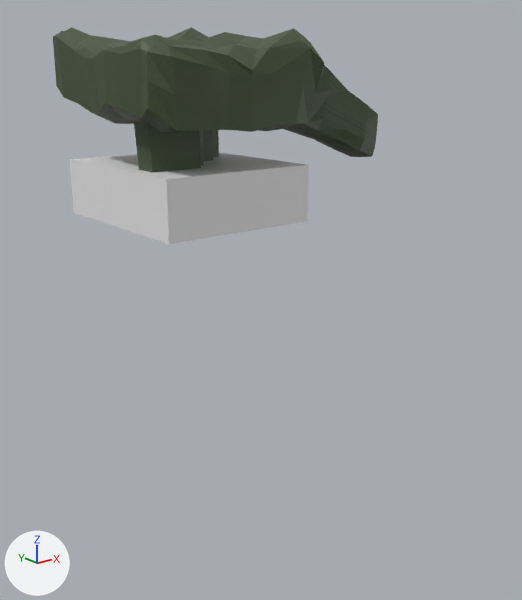
An edit to the Blender file Assets/World/_Sandbox/WaterfallCave/Raw/WaterfallCave.blend, drawn before and after from the same camera.
Rendered twice from a camera (50 mm lens) standing at (-136.7, -100.0, 4.4) and looking at (-65.4, -10.9, -31.3). The lights are fixed; the arrows at lower left show +X, +Y and +Z.

The first picture shows 'Cube', 'Level 0'.
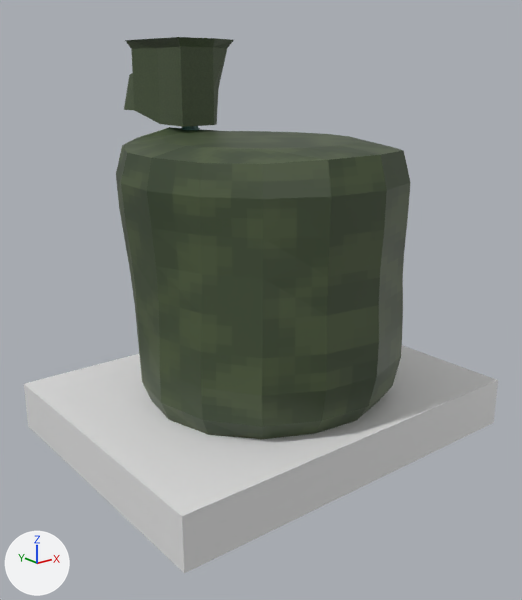
What differs and where, as boxes [x1, y1, x2, y2] in the pictures (522 x 600 px):
'Chamber', added: after [116, 127, 411, 439]
'Water', added: after [24, 345, 498, 573]
'Level 0', reshaped (66% narrower, 36% shorter): before [53, 27, 378, 172]; after [124, 37, 234, 130]
'Cube', deleted: before [70, 152, 309, 244]

What changed in the scene script:
```text
Add img_tx_grass_200_png:
    img_tx_grass_200_png = load_image('tx_grass_200.png', '../../../Level0/Materials/Textures/tx_grass_200.png', 64, 64, 'sRGB')
Add img_tx_wall_png_001:
    img_tx_wall_png_001 = load_image('tx_wall.png.001', '../../../Level1/Materials/Textures/tx_wall.png', 32, 32, 'sRGB')
Add img_tx_wall_accent_200_png:
    img_tx_wall_accent_200_png = load_image('tx_wall_accent_200.png', '../../../Level0/Materials/Textures/tx_wall_accent_200.png', 128, 128, 'sRGB')
Add mat_grass:
    mat_grass = bpy.data.materials.new('Grass')
    # colours: white #fff2ec
    # uses the picture img_tx_grass_200_png
Add mat_uv_walls:
    mat_uv_walls = bpy.data.materials.new('UV_Walls')
    # colours: cyan #74bcaf
    # uses the picture img_tx_wall_png_001
Add mat_walls_accent:
    mat_walls_accent = bpy.data.materials.new('Walls_Accent')
    # colours: cyan #74bcaf
    # uses the picture img_tx_wall_accent_200_png
Add mat_water:
    mat_water = principled_material('Water')
    mat_water.base_color = (0.8, 0.8, 0.8)  # white #e7e7e7
Change me_plane:
    used by ob_level_0; location = (0.0, 0.0, 0.0)
    remove me_plane.from_pydata(...)  # 312 vertices, 311 faces; spans x -85.5..-35.1, y -12.7..24.1, z -12.0..11.7
    add me_plane.from_pydata(...)  # 93 vertices, 90 faces; spans x -70.9..-58.5, y 3.1..24.1, z -5.0..10.0
    me_plane part 1: 308 vertices removed from x -85.5..-35.1, y -12.7..24.1, z -12.0..11.7; 89 vertices added at x -70.9..-58.5, y 3.1..24.1, z -5.0..10.0
    add me_plane.materials.append(mat_uv_walls)
    add me_plane.materials.append(mat_grass)
    add me_plane.materials.append(mat_walls_accent)
Add me_cube_001:
    me_cube_001.from_pydata(...)  # a box spanning x -31.8..31.8, y -24.5..24.5, z -6.5..1.5
    me_cube_001.materials.append(mat_water)  # white #e7e7e7
Add me_cylinder_003:
    me_cylinder_003.from_pydata(...)  # 226 vertices, 240 faces; spans x -21.8..21.8, y -23.3..23.6, z -43.0..0.5
    me_cylinder_003.materials.append(mat_uv_riverrock)
Remove ob_cube:
    ob_cube = bpy.data.objects.new('Cube', me_cube)
    ob_cube.location = (-59.8, 16.6, -15.3)
Add ob_water:
    ob_water = bpy.data.objects.new('Water', me_cube_001)
    ob_water.location = (-66.0, -12.0, -46.9)
Add ob_chamber:
    ob_chamber = bpy.data.objects.new('Chamber', me_cylinder_003)
    ob_chamber.location = (-66.0, -12.0, -5.0)
```
